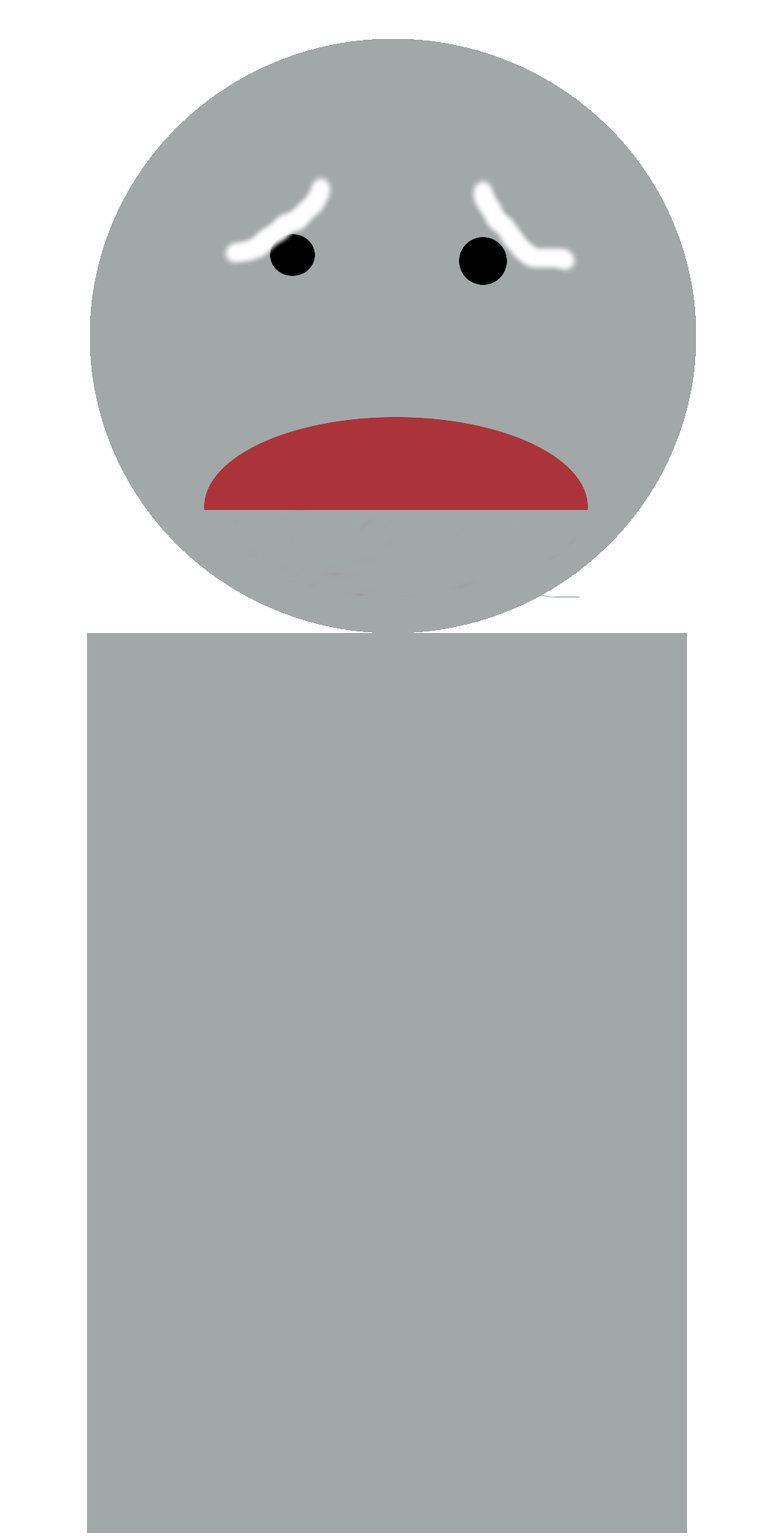
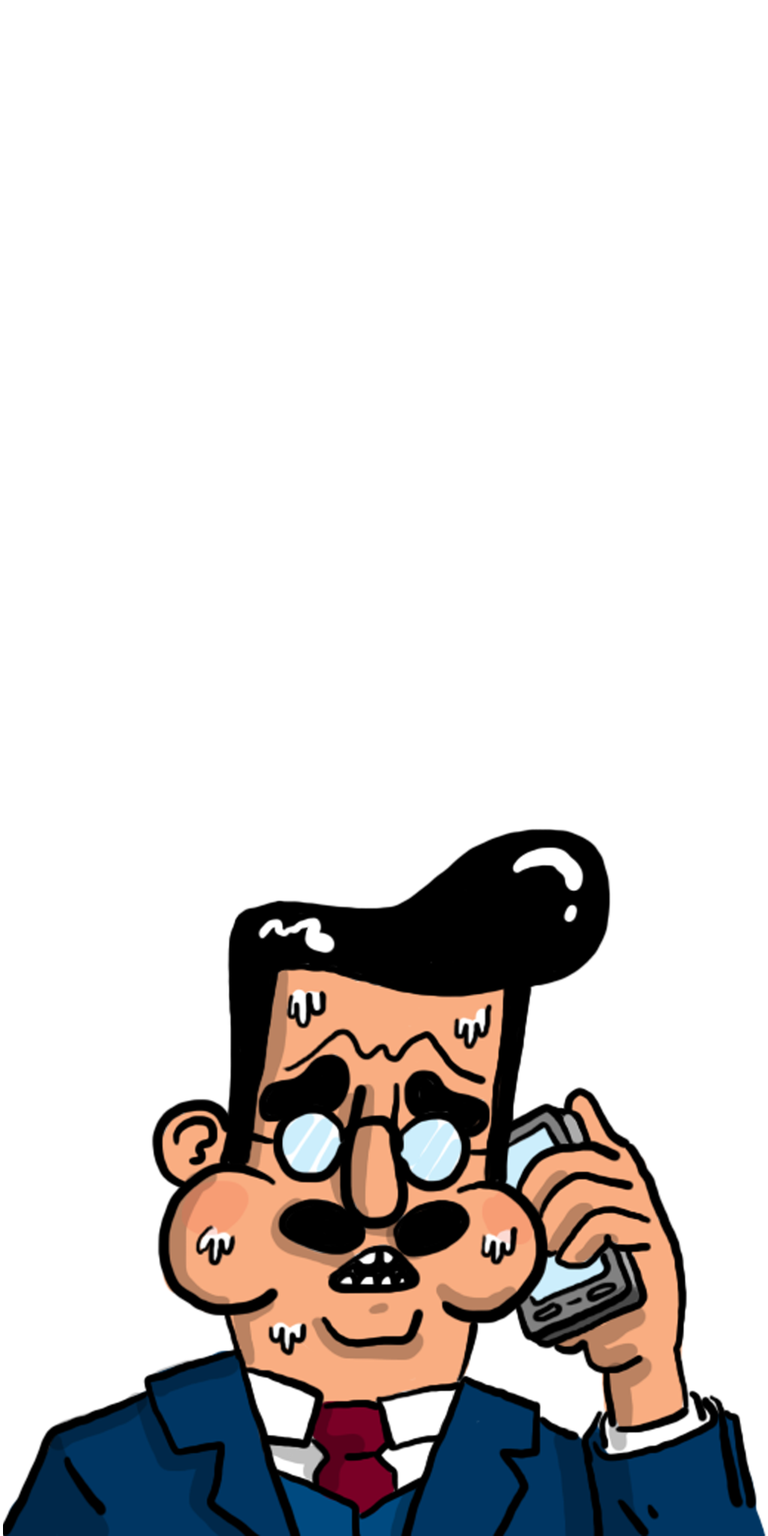
Layers edited between the first and the second 768×1536 image:
added layer "mayor" above "Mayor" over [2, 828, 767, 1536]
hid "Mayor" over [86, 38, 696, 1533]
